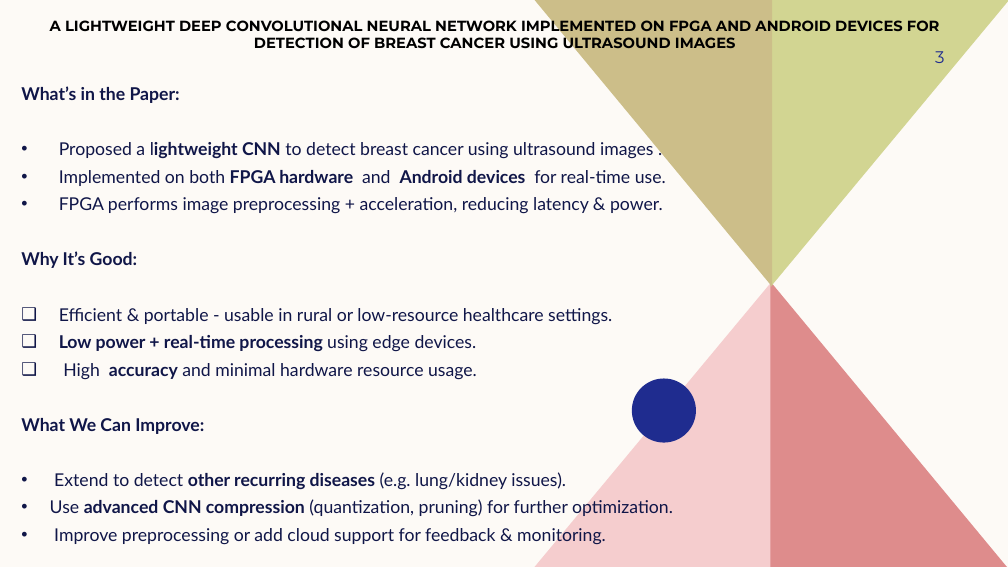
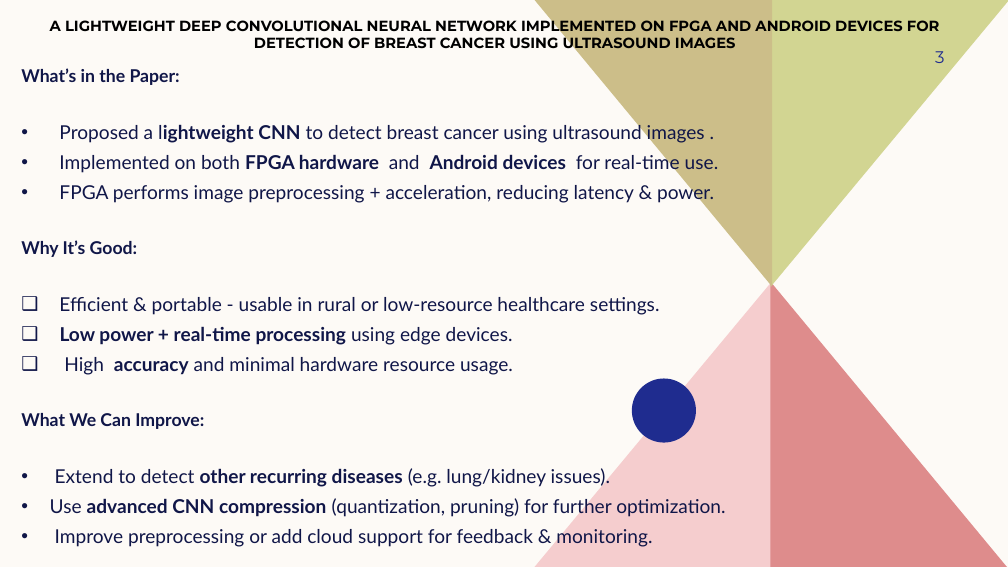
Before and after one commit to pkpkp456/ShotSense-Edge, a slide deck: slide 3 of Project.pptx. Drawn at 1008x567 pixels with LibreOffice and Linux fonts; fonts in the diff are those of the drawing. Boxes give left, top, right and bottom in pixels: in the first picture for what was removed or moved away, otherwise in the second. Text is boxed around its words. In the diff, an @@ line names an element or a change of style, - is before the commit and + after.

```diff
--- a/Project.pptx
+++ b/Project.pptx
@@ text "What’s in the Paper:": place and size @@
-text "What’s in the Paper:" at [21,86,673,545]
+text "What’s in the Paper:" at [21,68,725,547]
@@ text at [50,123,725,547]: size 16.8 to 18.2 pt @@
```
Also in this commit, not shown: 3 other slides changed, 1 slide added, 2 other files.
